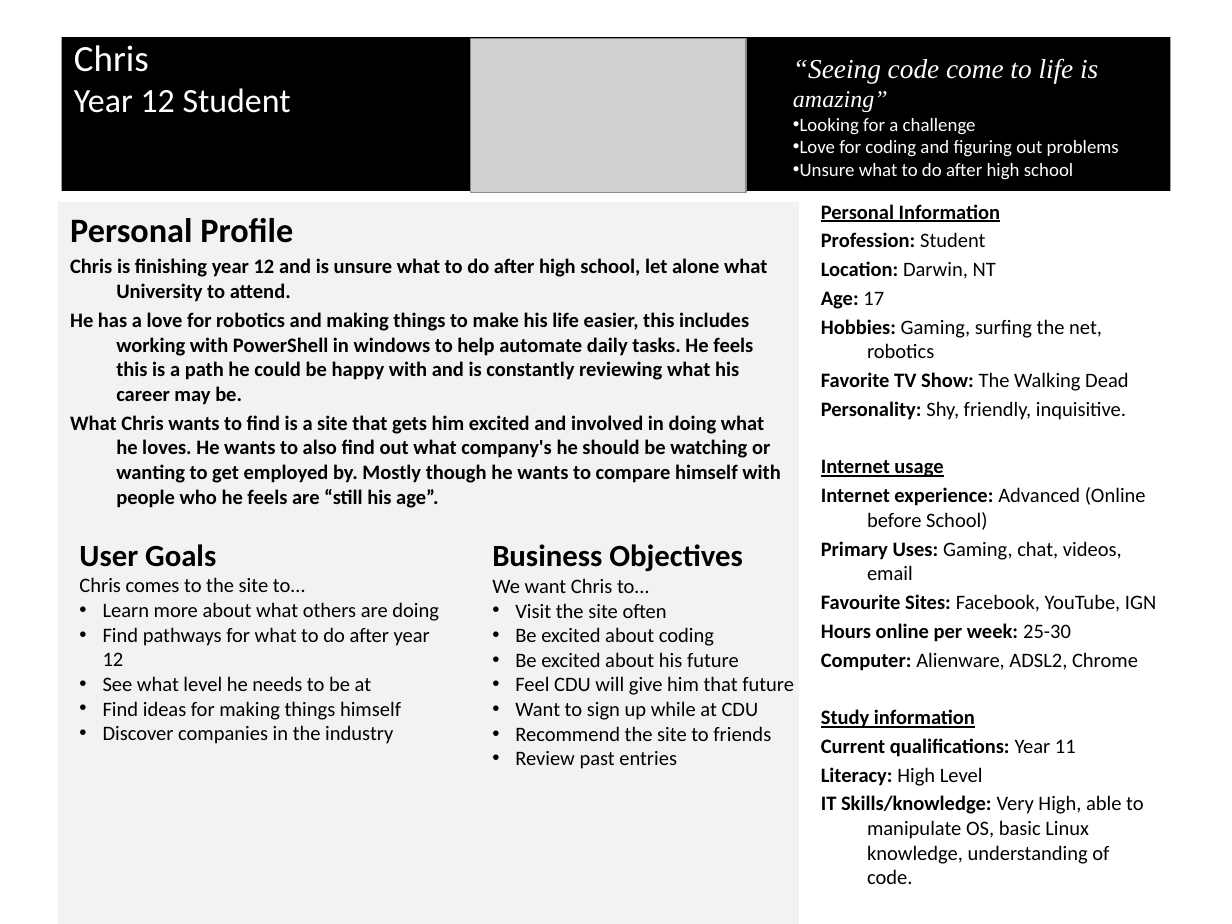
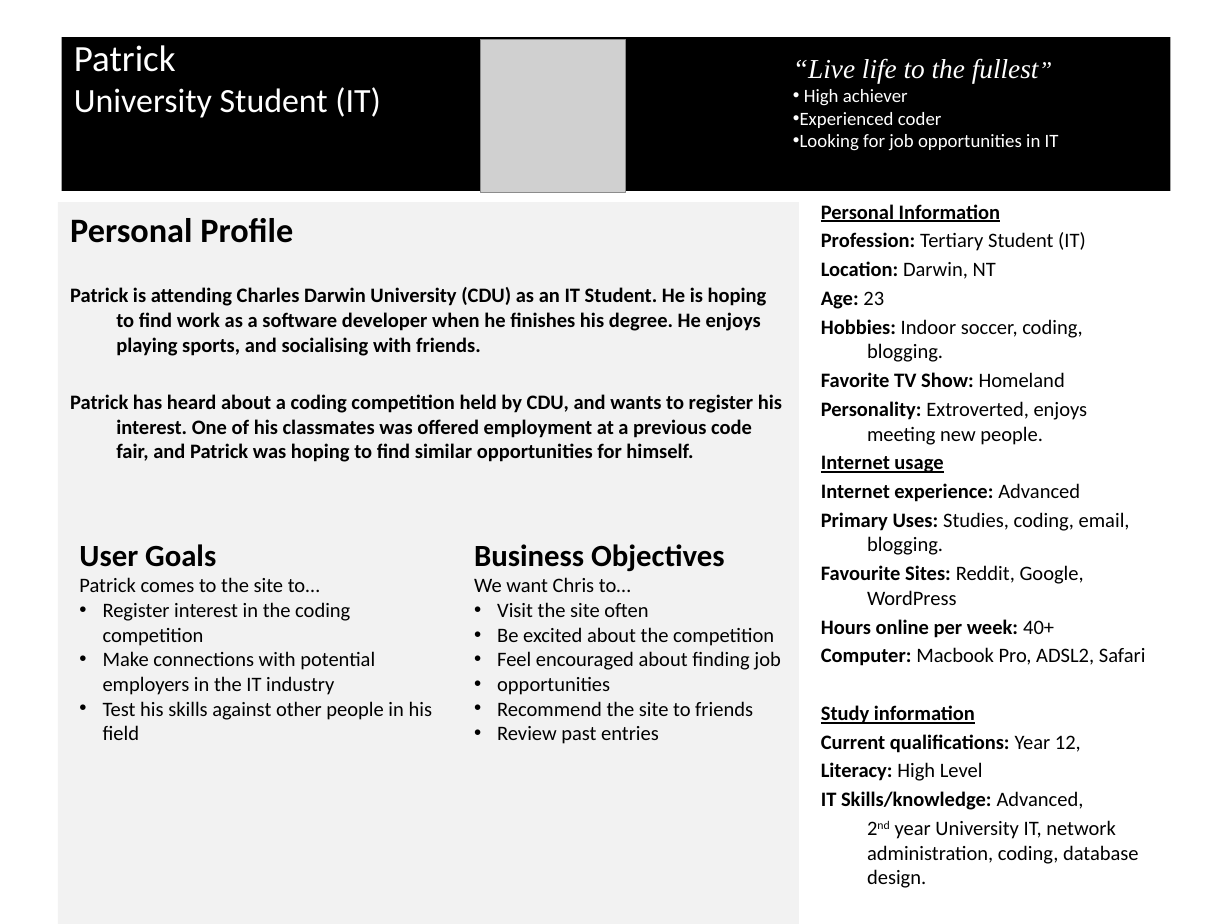
Before and after one commit to jaybeebauer/codefair, a slide deck: slide 1 of working_documents/Milestone2/KB - persona.pptx. Drawn at 1232x924 pixels with LibreOffice and Linux fonts; fonts in the diff are those of the drawing; grey boxes stand for pictures. Boxes give left, top, right and bottom in pixels: in the first picture for what was removed or moved away, otherwise in the second. Text is boxed around its words. In the diff, an @@ line names an element or a change of style, - is before the commit and + after.

Commit message:
Upload Milestone2 files KB
Persona & Strategy, Content Inventory copy, Content Strategy additions

```diff
--- a/working_documents/Milestone2/KB - persona.pptx
+++ b/working_documents/Milestone2/KB - persona.pptx
@@ title at (74,45,381,118): text changed @@
-Chris
-Year 12 Student
+Patrick
+University Student (IT)
@@ picture: place and size @@
-picture at (471,38,747,192)
+picture at (480,39,626,192)
@@ text at (793,58,1059,151): text changed @@
-“Seeing code come to life is amazing”
-• Looking for a challenge
-• Love for coding and figuring out problems
-• Unsure what to do after high school
+“Live life to the fullest”
+• High achiever
+• Experienced coder
+• Looking for job opportunities in IT
@@ text at (821,232,1086,251): text changed; bold off @@
-Profession: Student
+Profession: Tertiary Student (IT)
@@ text at (70,287,782,462): text changed @@
-Chris is finishing year 12 and is unsure what to do after high school, let alone what University to attend.
-He has a love for robotics and making things to make his life easier, this includes working with PowerShell in windows to help automate daily tasks. He feels this is a path he could be happy with and is constantly reviewing what his career may be.
-What Chris wants to find is a site that gets him excited and involved in doing what he loves. He wants to also find out what company's he should be watching or wanting to get employed by. Mostly though he wants to compare himself with people who he feels are “still his age”.
+Patrick is attending Charles Darwin University (CDU) as an IT Student. He is hoping to find work as a software developer when he finishes his degree. He enjoys playing sports, and socialising with friends.
+Patrick has heard about a coding competition held by CDU, and wants to register his interest. One of his classmates was offered employment at a previous code fair, and Patrick was hoping to find similar opportunities for himself.
@@ text at (821,291,1088,445): text changed @@
-Age: 17
-Hobbies: Gaming, surfing the net, robotics
-Favorite TV Show: The Walking Dead
-Personality: Shy, friendly, inquisitive.
+Age: 23
+Hobbies: Indoor soccer, coding, blogging.
+Favorite TV Show: Homeland
+Personality: Extroverted, enjoys meeting new people.
@@ text at (821,483,1146,666): text changed @@
-Internet experience: Advanced (Online before School)
-Primary Uses: Gaming, chat, videos, email
-Favourite Sites: Facebook, YouTube, IGN
-Hours online per week: 25-30
-Computer: Alienware, ADSL2, Chrome
+Internet experience: Advanced
+Primary Uses: Studies, coding, email, blogging.
+Favourite Sites: Reddit, Google, WordPress
+Hours online per week: 40+
+Computer: Macbook Pro, ADSL2, Safari
@@ text "Business Objectives": place and size @@
-text "Business Objectives" at (492,544,794,769)
+text "Business Objectives" at (474,544,781,744)
@@ text at (79,577,433,740): text changed @@
-Chris comes to the site to…
-• Learn more about what others are doing
-• Find pathways for what to do after year 12
-• See what level he needs to be at
-• Find ideas for making things himself
-• Discover companies in the industry
+Patrick comes to the site to…
+• Register interest in the coding competition
+• Make connections with potential employers in the IT industry
+• Test his skills against other people in his field
@@ text at (497,627,781,695): text changed @@
-• Be excited about coding
-• Be excited about his future
-• Feel CDU will give him that future
-• Want to sign up while at CDU
+• Be excited about the competition
+• Feel encouraged about finding job
+• opportunities
@@ text at (821,734,1081,753): text changed @@
-Current qualifications: Year 11
+Current qualifications: Year 12,
@@ text at (821,791,1139,888): text changed @@
-IT Skills/knowledge: Very High, able to manipulate OS, basic Linux knowledge, understanding of code.
+IT Skills/knowledge: Advanced,
+2nd year University IT, network administration, coding, database design.
```
Also in this commit, not shown: 6 other files.
